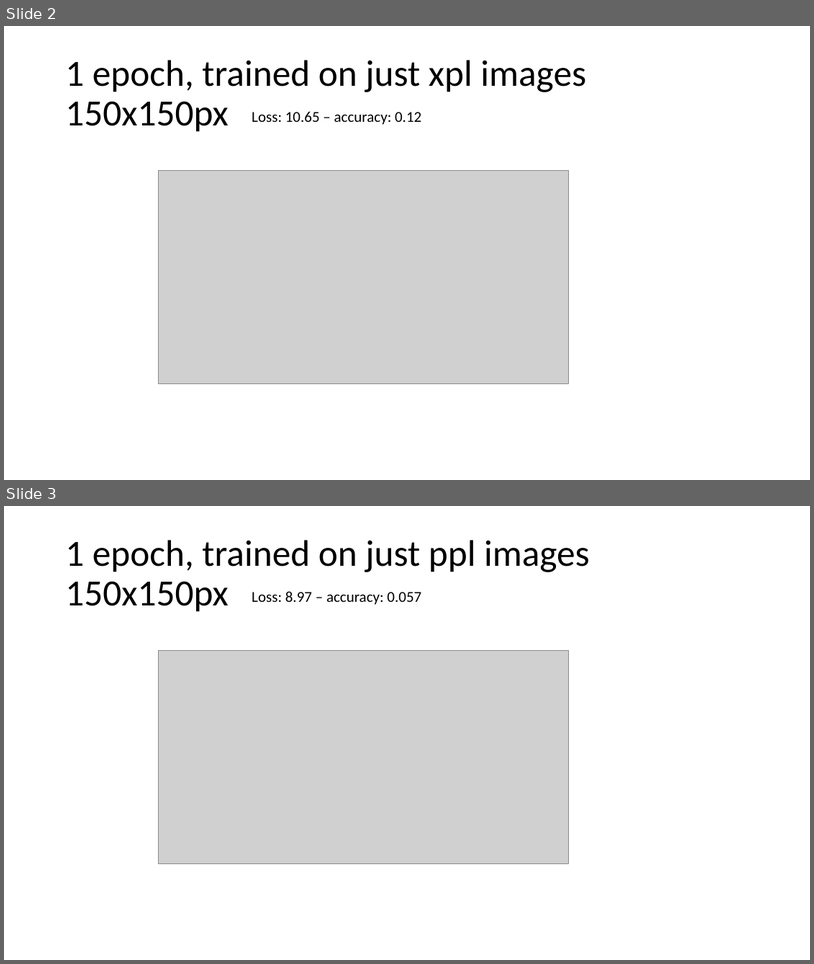
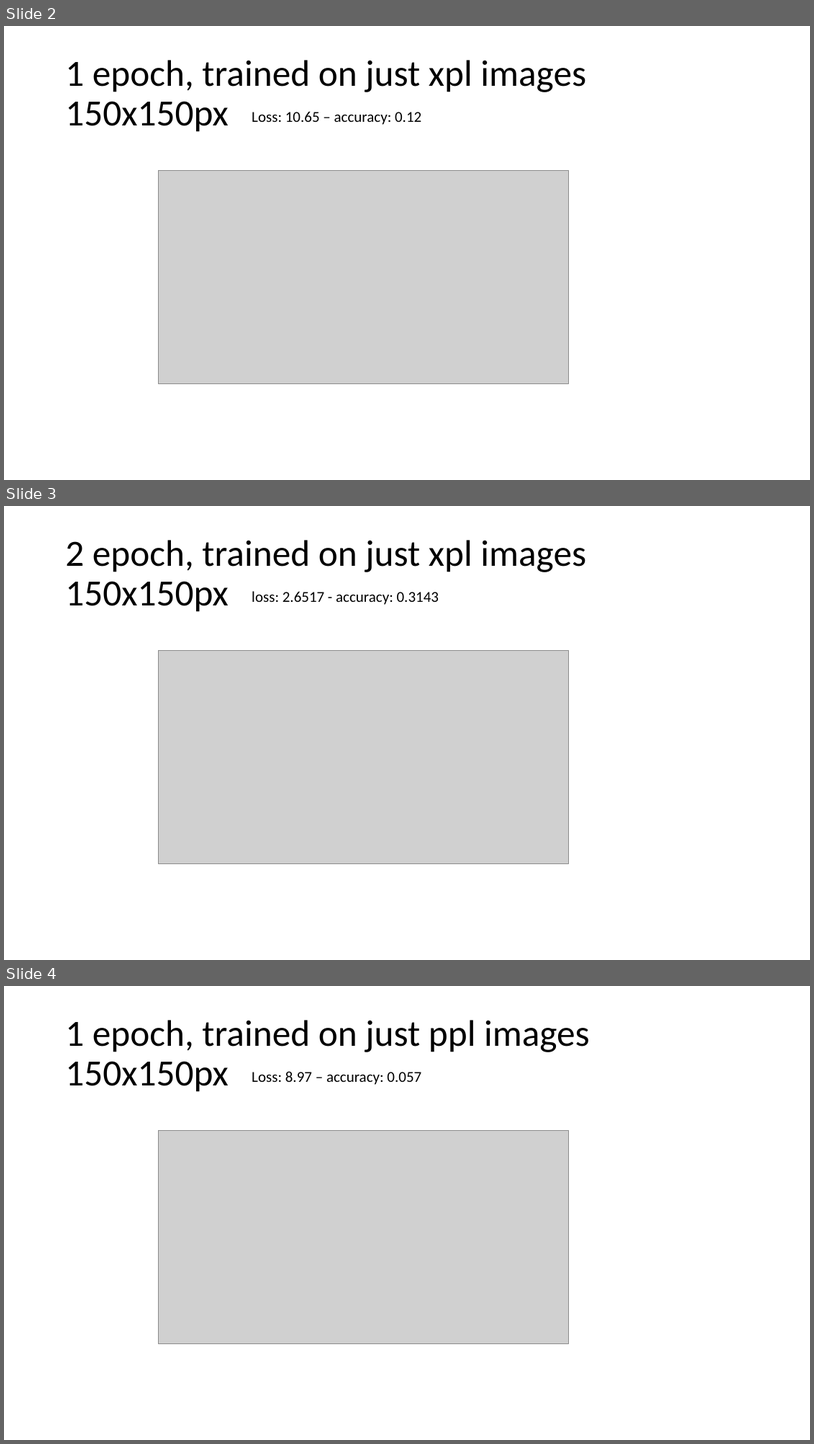
Before and after one commit to kbkus/Automated-Mineralogy, a slide deck: powerpoint_images/modeling_results.pptx. Shown one above the other, each under a label of ours: slides 2 and 3 before the commit, slides 2, 3 and 4 after it. The pictures are 814x964 and 814x1444 pixels, drawn with LibreOffice and Linux fonts; fonts in the diff are those of the drawing; grey boxes stand for pictures. Boxes give left, top, right and bottom in pixels: in the first picture for what was removed or moved away, otherwise in the second. Text is boxed around its words. In the diff, an @@ line names an element or a change of style, - is before the commit and + after.

Commit message:
edited powerpoint

```diff
--- a/powerpoint_images/modeling_results.pptx
+++ b/powerpoint_images/modeling_results.pptx
@@ slide 3 added at box(4, 506, 810, 960), background #FFFFFF @@
@@ title added at box(65, 540, 586, 612), 44 pt, text #000000 @@
+2 epoch, trained on just xpl images 150x150px
@@ text added at box(252, 591, 439, 605), 18 pt, text #000000 @@
+loss: 2.6517 - accuracy: 0.3143
@@ picture added at box(159, 650, 569, 864) @@
@@ what was slide 3 is now slide 4 @@
```
Also in this commit, not shown: 1 other file.
